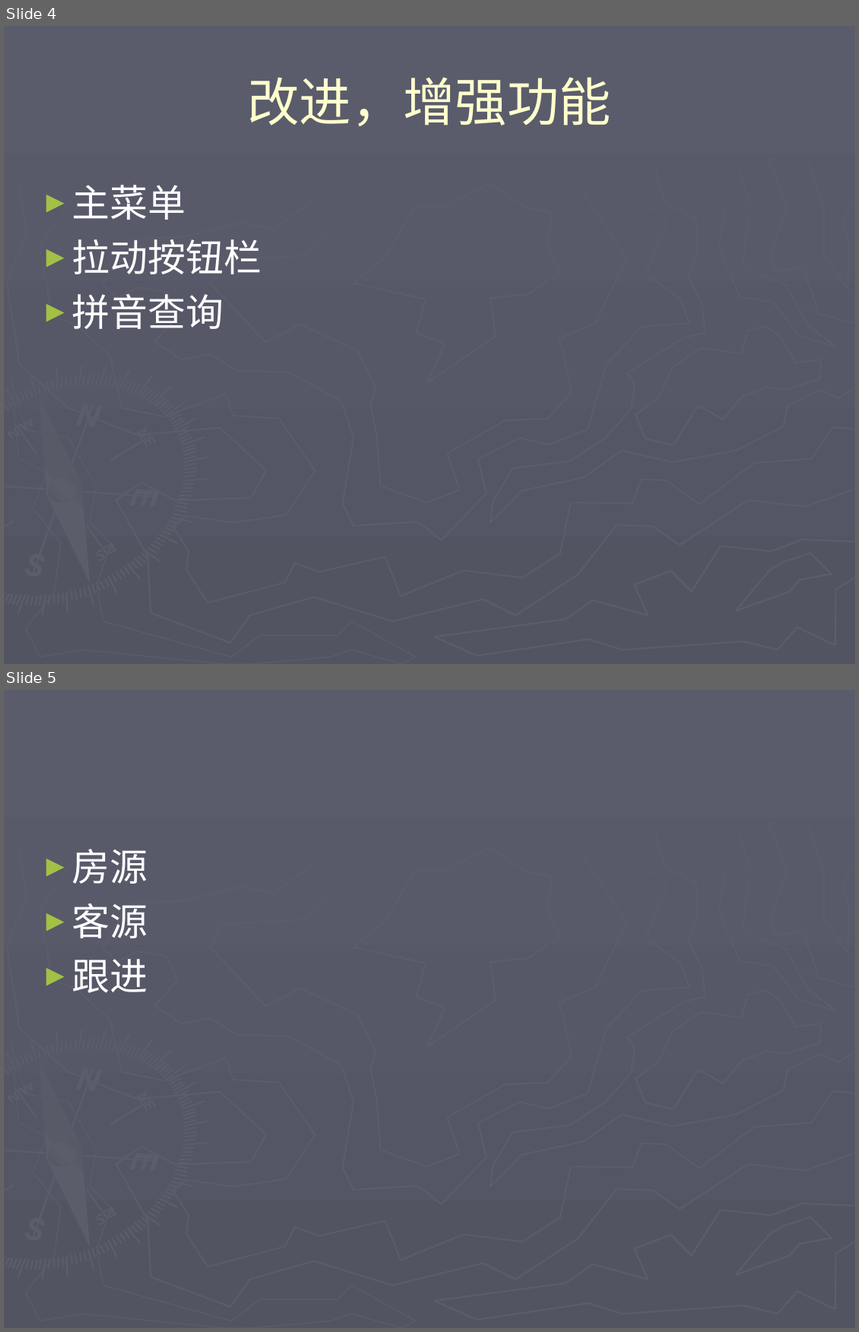
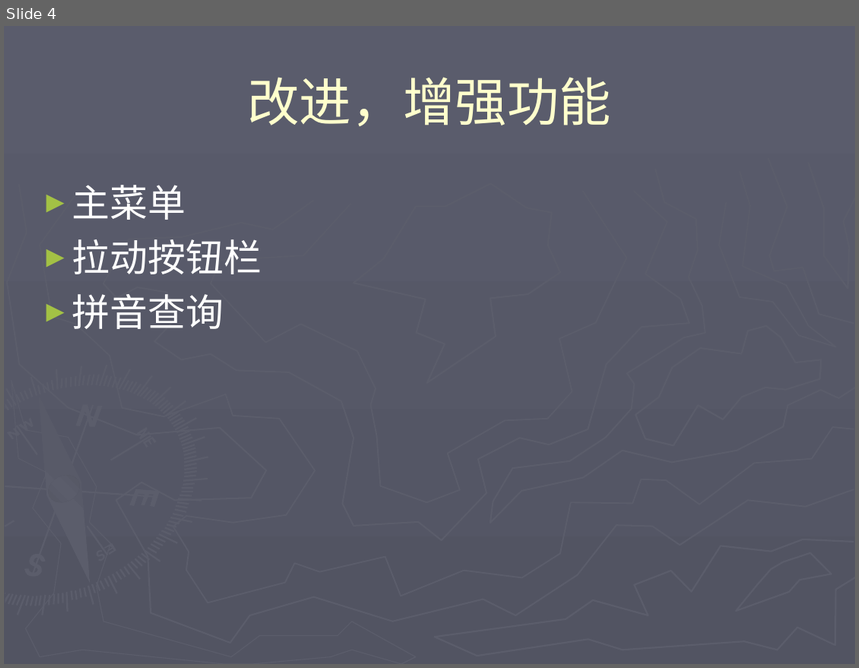
Before and after one commit to honj51/ideacode, a slide deck: doc/房产中介管理/2阶段项目计划.ppt. Shown one above the other, each under a label of ours: slides 4 and 5 before the commit, slide 4 after it. The pictures are 859x1332 and 859x668 pixels, drawn with LibreOffice and Linux fonts; fonts in the diff are those of the drawing. Boxes give left, top, right and bottom in pixels: in the first picture for what was removed or moved away, otherwise in the second. Text is boxed around its words. In the diff, an @@ line names an element or a change of style, - is before the commit and + after.

```diff
--- a/doc/房产中介管理/2阶段项目计划.ppt
+++ b/doc/房产中介管理/2阶段项目计划.ppt
@@ slide 5 removed at box(4, 690, 855, 1328), background gradient #5A5C6C to #525462; not listed: 148 template elements that a slide beside it also shows @@
@@ text removed at box(72, 849, 148, 993) @@
-► 房源
-► 客源
-► 跟进
```
Also in this commit, not shown: 3 slides added, 1 other file.
